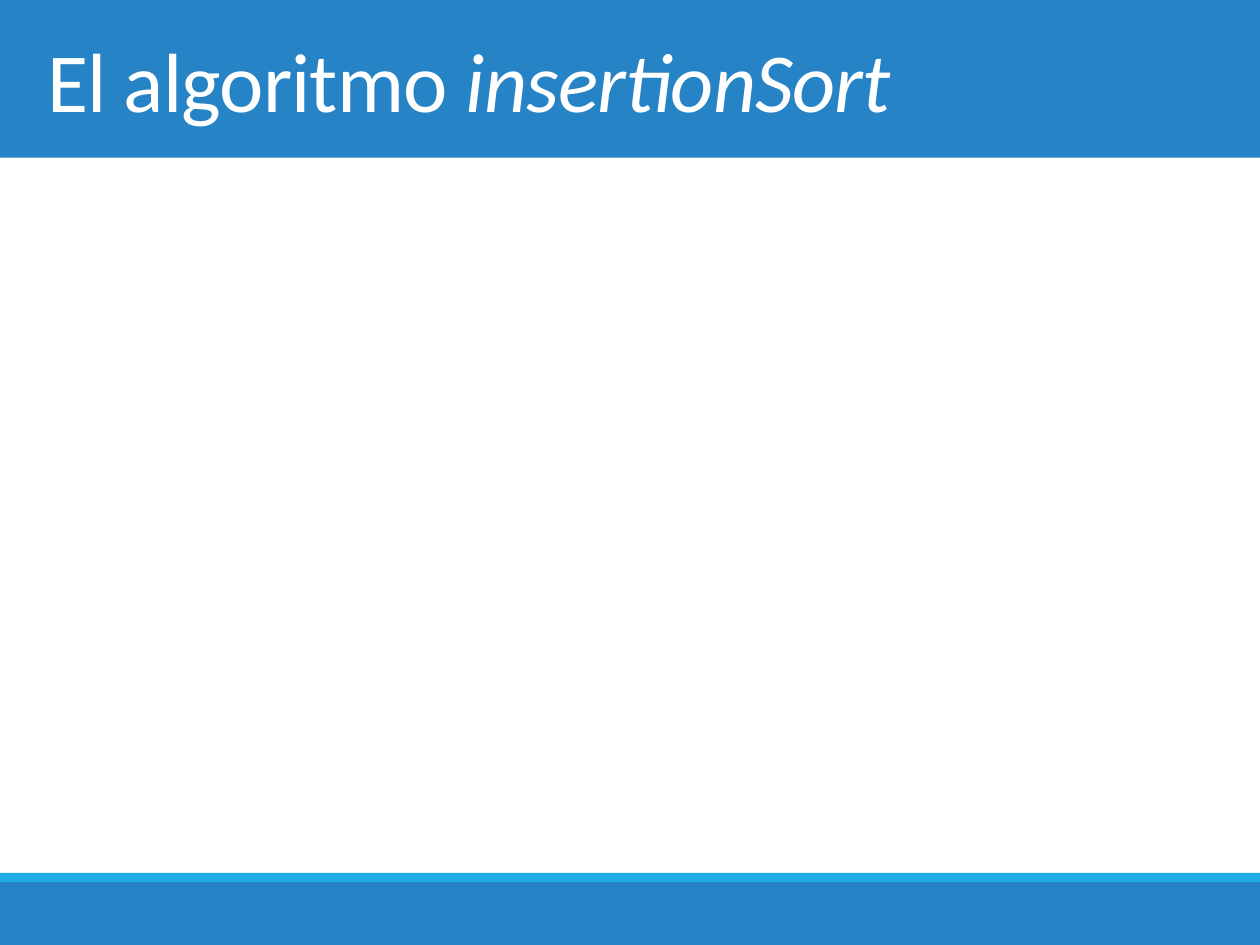
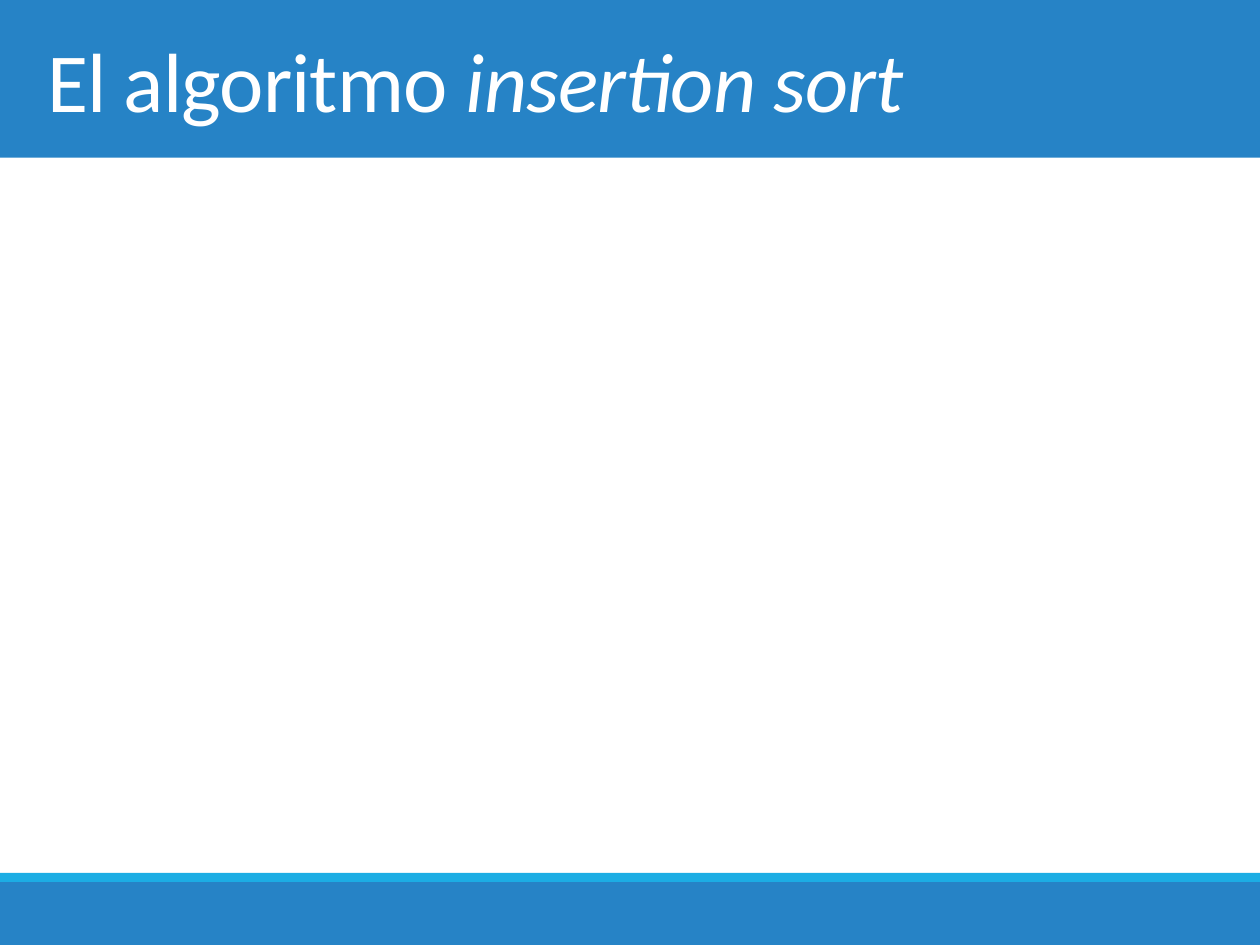
Before and after one commit to chris-carstens/2020-2, a slide deck: slide 17 of Clases/01 - Selection & Insertion sort/01. Selection & Insertion sort.pptx. Drawn at 1260x945 pixels with LibreOffice and Linux fonts; fonts in the diff are those of the drawing; grey boxes stand for pictures. Boxes give left, top, right and bottom in pixels: in the first picture for what was removed or moved away, otherwise in the second. Text is boxed around its words. In the diff, an @@ line names an element or a change of style, - is before the commit and + after.

Commit message:
Selection sort

```diff
--- a/Clases/01 - Selection & Insertion sort/01. Selection & Insertion sort.pptx
+++ b/Clases/01 - Selection & Insertion sort/01. Selection & Insertion sort.pptx
@@ title at [47, 53, 904, 127]: text changed @@
-El algoritmo insertionSort
+El algoritmo insertion sort
```
Also in this commit, not shown: 2 other slides changed, 16 slides added, 1 other file.
